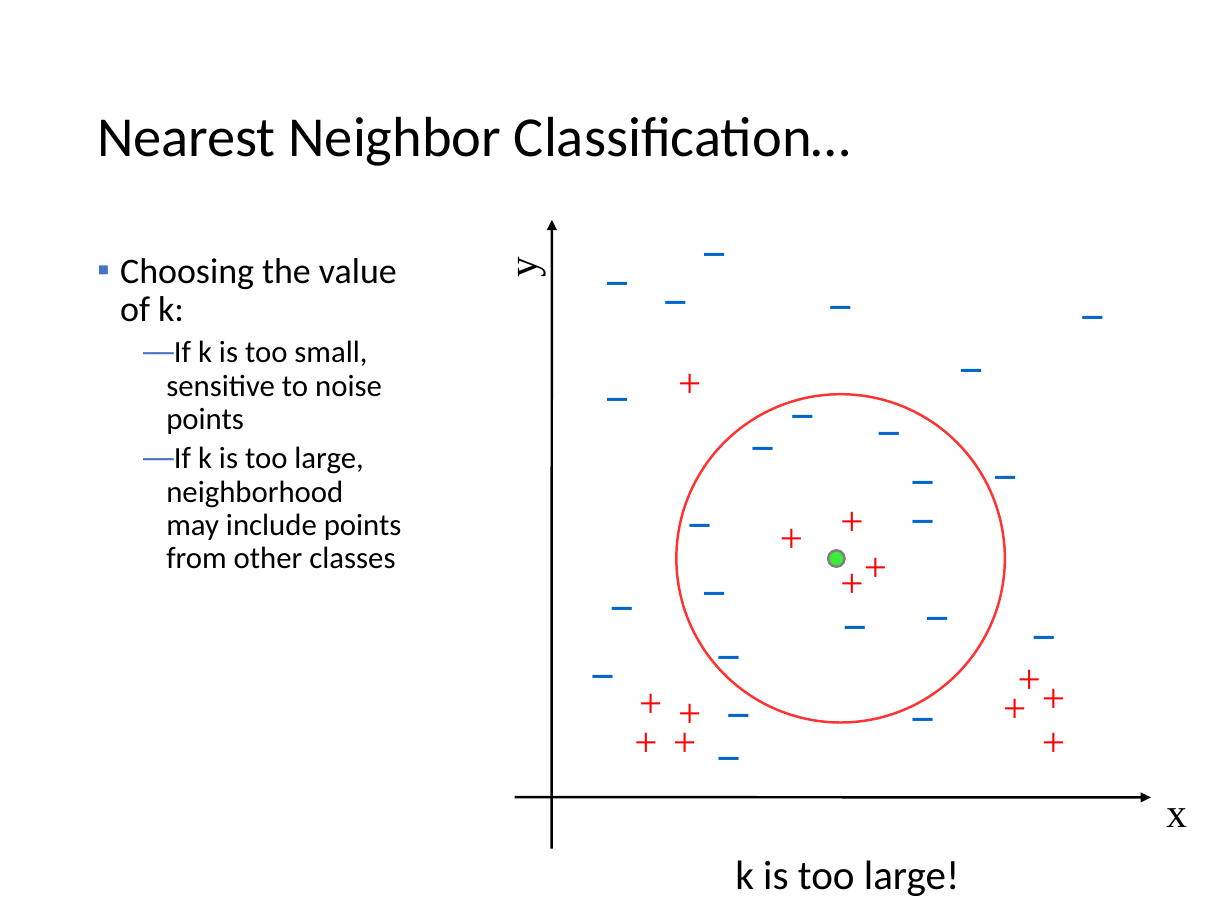
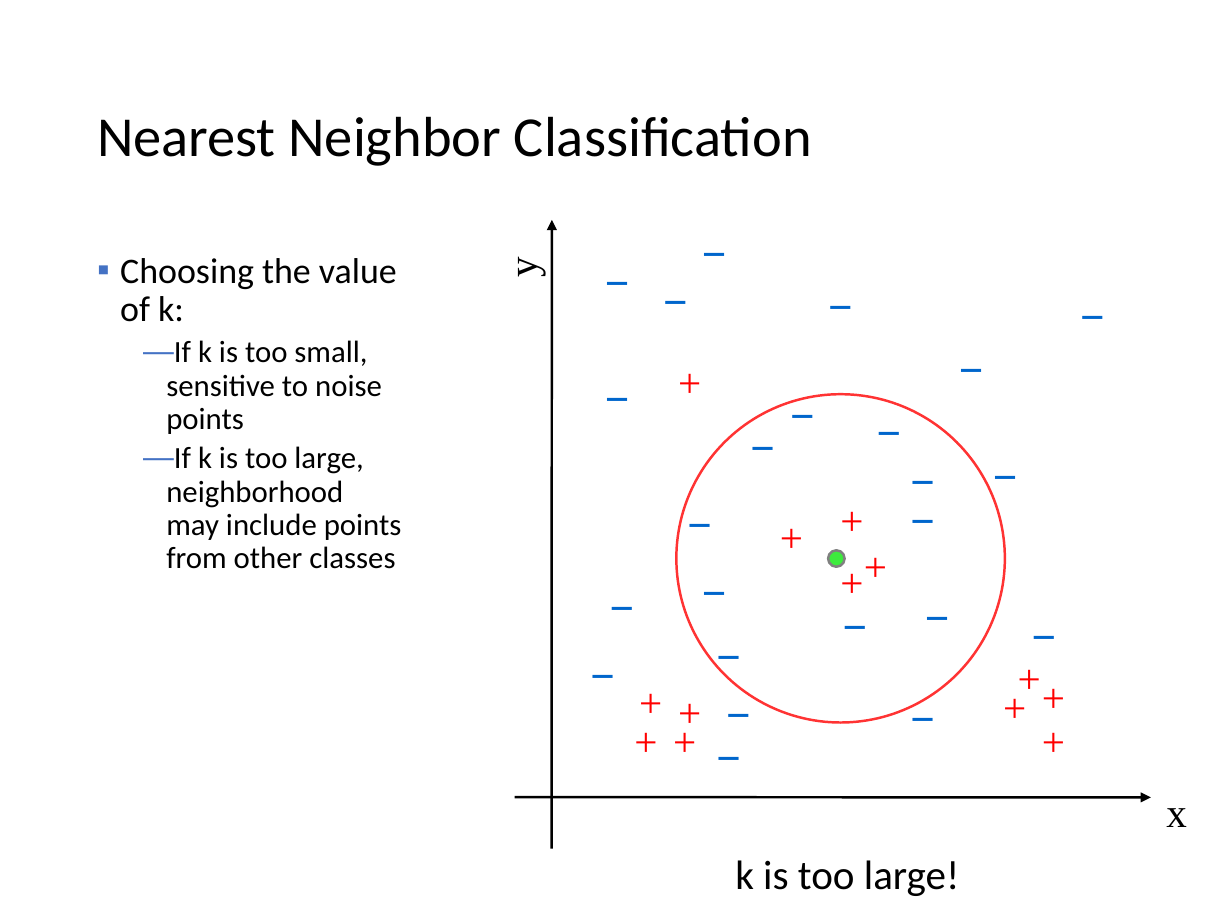
Before and after one commit to mhahsler/Introduction_to_Data_Mining_R_Examples, a slide deck: slide 35 of slides/chap4_alternative_classification.pptx. Drawn at 1232x924 pixels with LibreOffice and Linux fonts; fonts in the diff are those of the drawing. Boxes give left, top, right and bottom in pixels: in the first picture for what was removed or moved away, otherwise in the second. Text is boxed around its words. In the diff, an @@ line names an element or a change of style, - is before the commit and + after.

```diff
--- a/slides/chap4_alternative_classification.pptx
+++ b/slides/chap4_alternative_classification.pptx
@@ title at <box>97,116,812,166</box>: text changed @@
-Nearest Neighbor Classification…
+Nearest Neighbor Classification
```
Also in this commit, not shown: 11 other slides changed, 1 other file.
